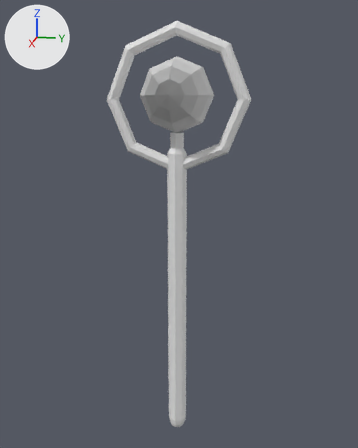
An edit to the FBX model FYPJ/Assets/Prefabs/IsaacPrefabs/PlayerSticks/pinkstaff.fbx, drawn before and after from the same camera.
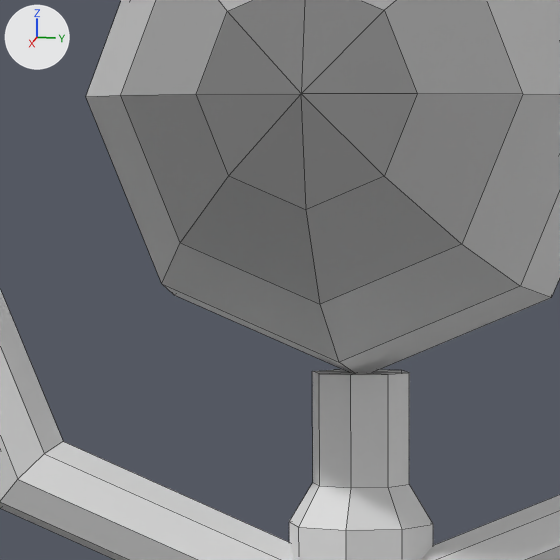
There are two pictures of each version: one whole from a 50 mm camera at (6.77, 1.38, 4.99) aimed at (-0.07, 0.01, 3.28), one close up on the part from 36% to 57% of the width and 18% to 35% of the height. The axes (+X, +Y, +Z) are drawn at upper left. The lights are the same throughout. The close-ups show mesh edges as thin lines. Where no turn or scale is listed for an object, it has been applied to the vertices.
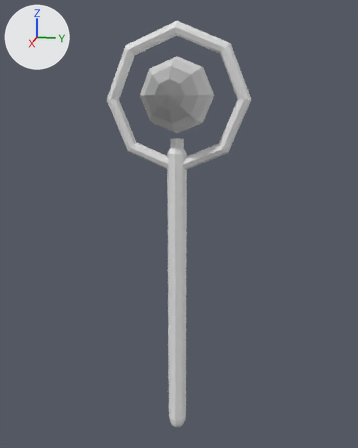
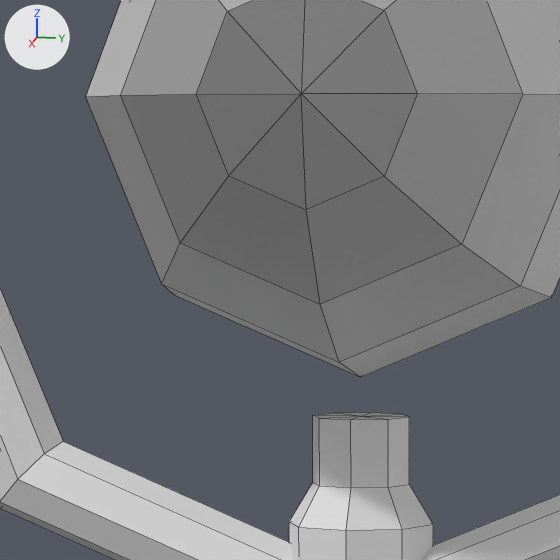
Boxes (x1, y1, x2, y2) around the edits, measured in the close-ups (560 x 560 px; the box of a moved part takes in the faces that stretch with it):
part 1 of me_mesh, moved or reshaped
    before: (312, 369, 409, 488)
    after: (313, 413, 409, 488)

The change, as a diff of the scene's bpy script:
```diff
--- a/FYPJ/Assets/Prefabs/IsaacPrefabs/PlayerSticks/pinkstaff.fbx.py
+++ b/FYPJ/Assets/Prefabs/IsaacPrefabs/PlayerSticks/pinkstaff.fbx.py
@@ me_mesh @@
 me_mesh.from_pydata(...)  # 172 vertices, 184 faces; spans x -0.5..0.5, y -1.0..1.0, z 0.0..6.02
 # used by ob_polysurface53; location = (0.0, 0.0, 0.0)
+# me_mesh part 1: all 9 vertices in x -0.09..0.09, y -0.09..0.09, z 4.58 are moved by (0.0, 0.0, -0.08)
 me_mesh.materials.append(mat_staff1)
```
